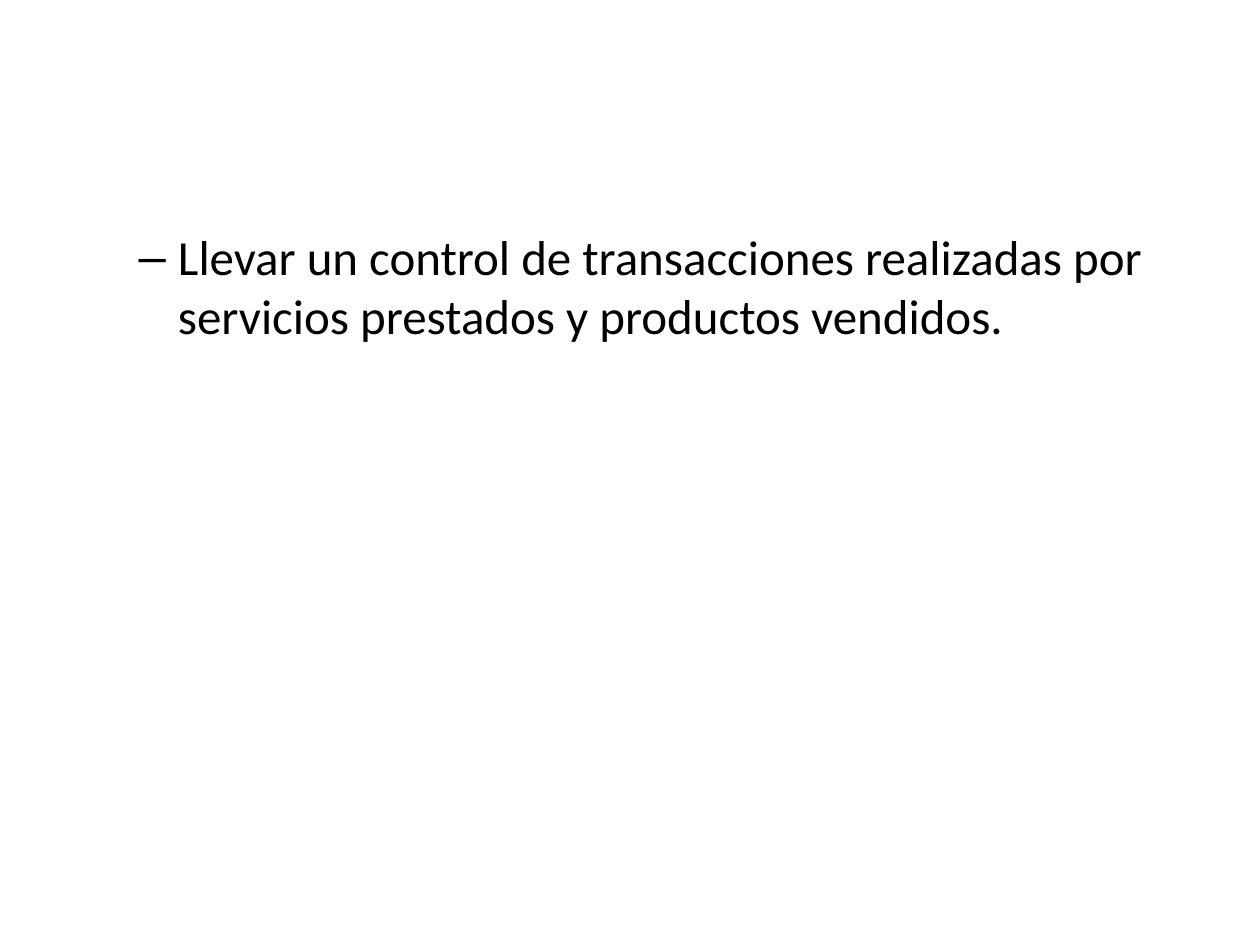
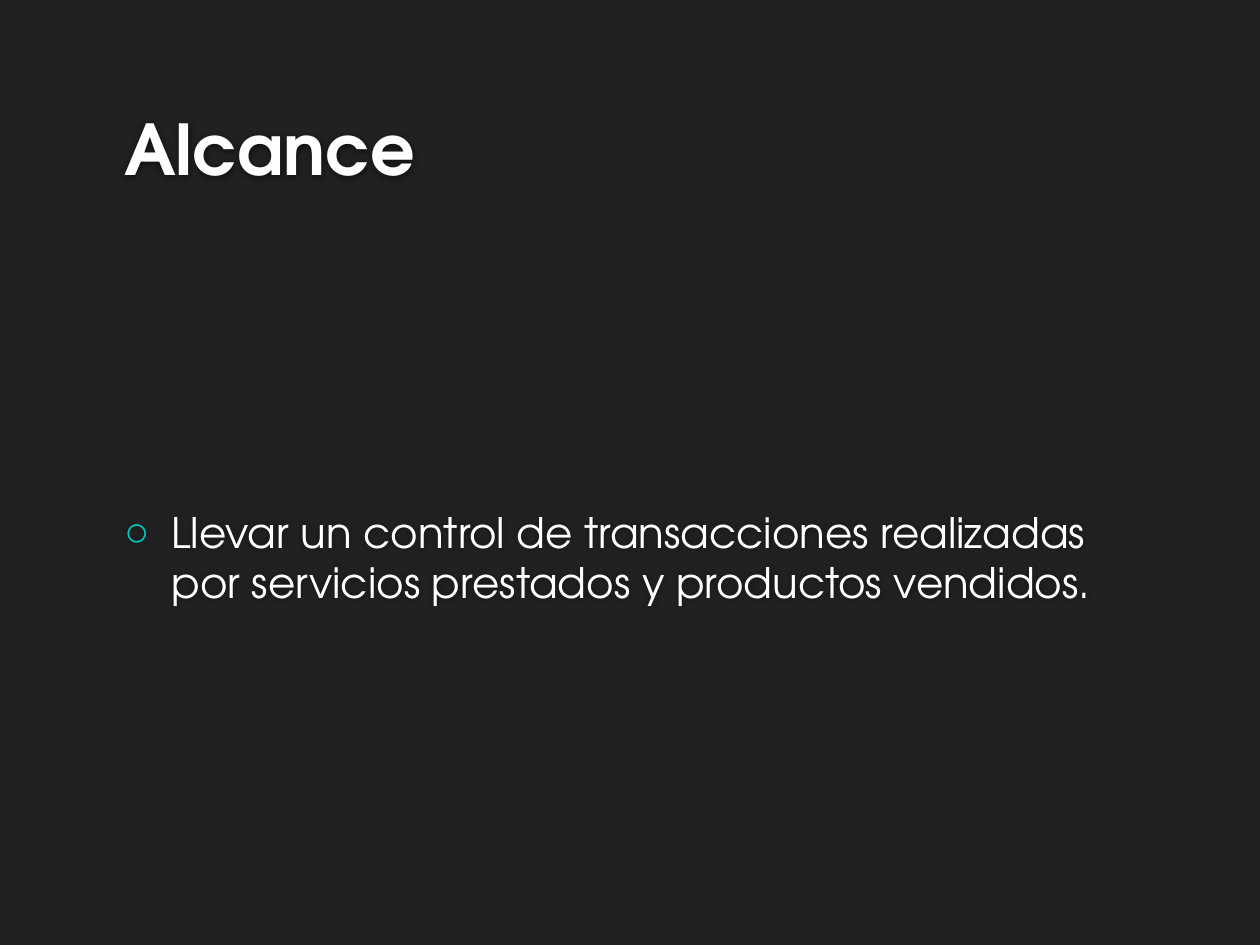
Before and after one commit to esalazarmasaya/BarbersAtService, a slide deck: slide 4 of Presentación Barbers at Service.pptx. Drawn at 1260x945 pixels with LibreOffice and Linux fonts; fonts in the diff are those of the drawing; background and template pictures are left out. Boxes give left, top, right and bottom in pixels: in the first picture for what was removed or moved away, otherwise in the second. Text is boxed around its words. In the diff, an @@ line names an element or a change of style, - is before the commit and + after.

```diff
--- a/Presentación Barbers at Service.pptx
+++ b/Presentación Barbers at Service.pptx
@@ background #FFFFFF to #212121 @@
@@ title added at (x1=124, y1=123, x2=415, y2=176), 40 pt, text #FEFEFE, bold @@
+Alcance
@@ text "Llevar un control de transacciones ..." moved from (x1=178, y1=241, x2=1142, y2=342) to (x1=171, y1=517, x2=1091, y2=606) @@
@@ text "Llevar un control de transacciones ..." at (x1=171, y1=517, x2=1091, y2=606): size 28 to 24 pt, font Calibri to TeX Gyre Adventor, text colour #000000 to #FFFFFF; bullet – to ○; list level 2 to 1 in "Llevar un control de transacciones ..."; vertical alignment top to middle @@
```
Also in this commit, not shown: 5 other slides changed, 9 slides added, 8 other files.
